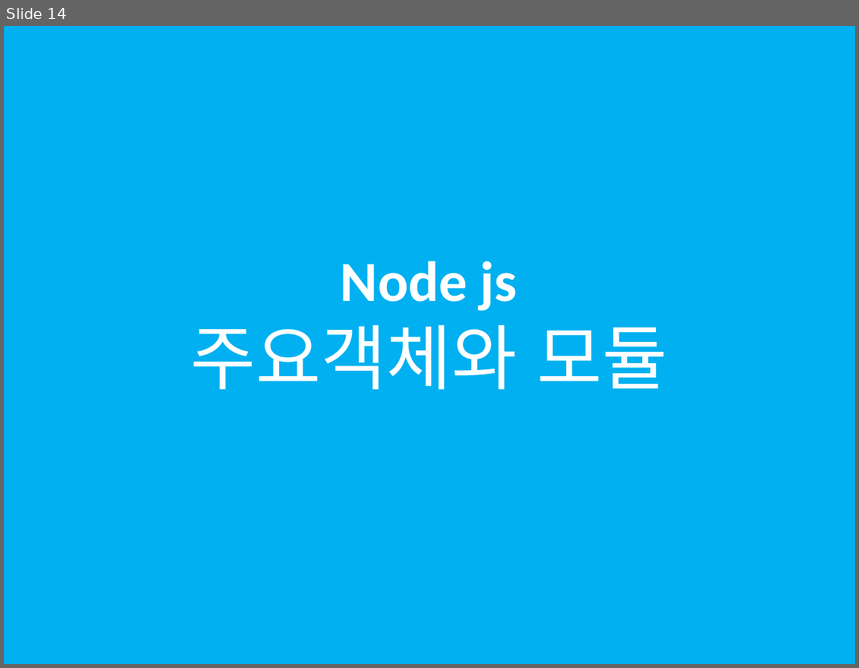
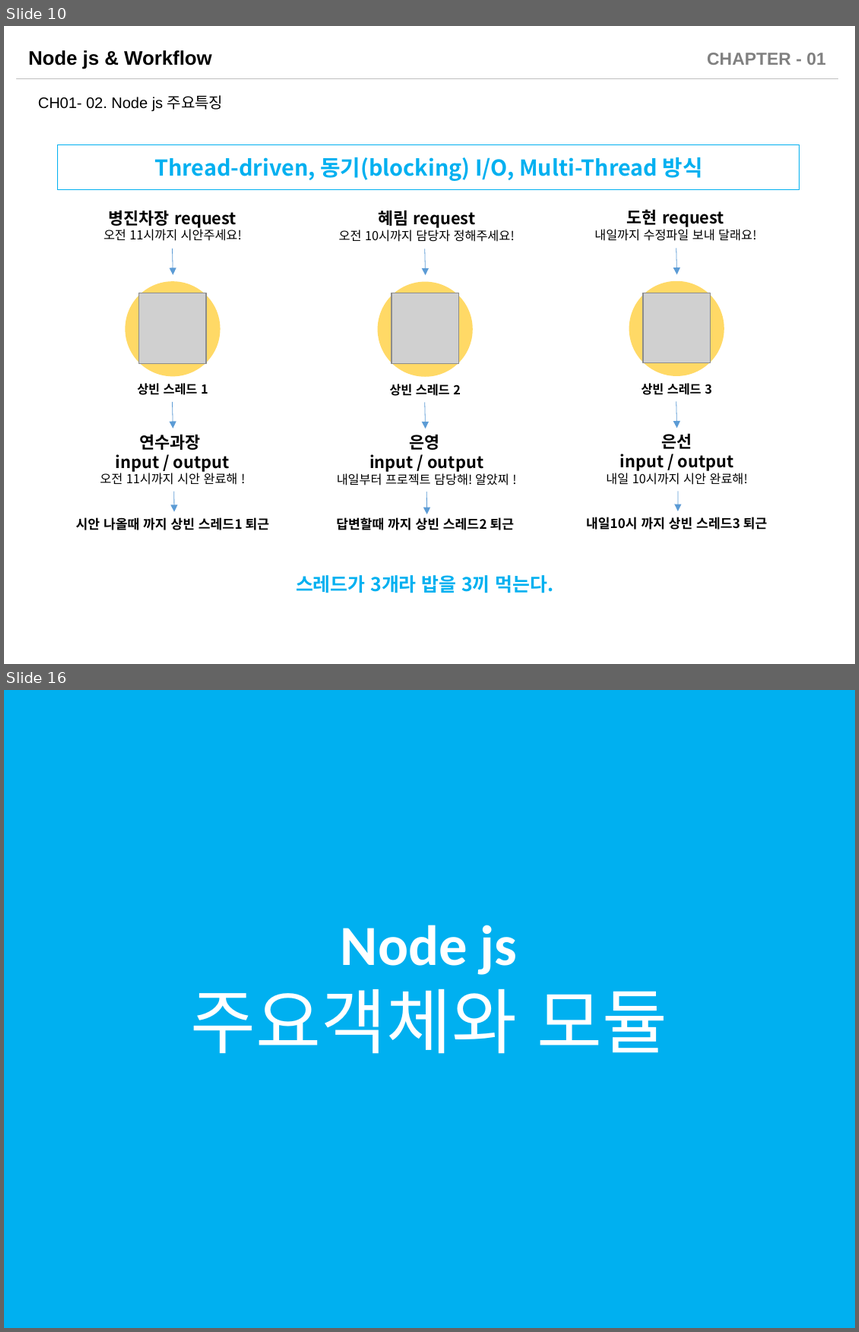
Before and after one commit to sabin21/NodeJS_Workflow_Study, a slide deck: CH01_Nodejs_Intro.pptx. Shown one above the other, each under a label of ours: slide 14 before the commit, slides 10 and 16 after it; the slides between them are not shown. The pictures are 859x668 and 859x1332 pixels, drawn with LibreOffice and Linux fonts; fonts in the diff are those of the drawing; grey boxes stand for pictures. Boxes give left, top, right and bottom in pixels: in the first picture for what was removed or moved away, otherwise in the second. Text is boxed around its words. In the diff, an @@ line names an element or a change of style, - is before the commit and + after.

Commit message:
문서들 부분적인 추가 및 수정

```diff
--- a/CH01_Nodejs_Intro.pptx
+++ b/CH01_Nodejs_Intro.pptx
@@ slide 10 added at bbox=[4, 26, 855, 664], background #FFFFFF @@
@@ text added at bbox=[28, 50, 212, 69], 16.6 pt, text #000000, bold @@
+Node js & Workflow
@@ text added at bbox=[707, 53, 826, 65], 14.8 pt, text #808080, bold @@
+CHAPTER - 01
@@ line added from (17, 78) to (838, 78), #BFBFBF 0.5 pt @@
@@ text added at bbox=[38, 95, 224, 111], 12.9 pt, text #000000 @@
+CH01- 02. Node js 주요특징
@@ rectangle added at bbox=[58, 145, 799, 190], outline #00B0F0 0.75 pt, 18.5 pt, text #00B0F0, bold @@
+Thread-driven, 동기(blocking) I/O, Multi-Thread 방식
@@ text added at bbox=[104, 210, 242, 241], 10.5 pt, text #000000 @@
+병진차장 request
+오전 11시까지 시안주세요!
@@ text added at bbox=[339, 210, 515, 242], 10.5 pt, text #000000 @@
+혜림 request
+오전 10시까지 담당자 정해주세요!
@@ text added at bbox=[595, 209, 756, 241], 10.5 pt, text #000000 @@
+도현 request
+내일까지 수정파일 보내 달래요!
@@ arrow added from (173, 248) to (173, 275), #5B9BD5 0.5 pt @@
@@ arrow added from (424, 249) to (425, 275), #5B9BD5 0.5 pt @@
@@ arrow added from (677, 248) to (677, 275), #5B9BD5 0.5 pt @@
@@ ellipse added at bbox=[125, 281, 220, 376], fill #FFD966 @@
@@ picture added at bbox=[139, 294, 207, 364] @@
@@ ellipse added at bbox=[378, 282, 473, 378], fill #FFD966 @@
@@ picture added at bbox=[392, 294, 458, 364] @@
@@ ellipse added at bbox=[629, 281, 724, 376], fill #FFD966 @@
@@ picture added at bbox=[643, 294, 711, 364] @@
@@ text added at bbox=[137, 383, 208, 395], 10.5 pt, text #000000, bold @@
+상빈 스레드 1
@@ text added at bbox=[390, 384, 461, 396], 10.5 pt, text #000000, bold @@
+상빈 스레드 2
@@ text added at bbox=[642, 383, 712, 395], 10.5 pt, text #000000, bold @@
+상빈 스레드 3
@@ arrow added from (173, 402) to (173, 429), #5B9BD5 0.5 pt @@
@@ arrow added from (424, 402) to (425, 429), #5B9BD5 0.5 pt @@
@@ arrow added from (677, 401) to (677, 429), #5B9BD5 0.5 pt @@
@@ text added at bbox=[100, 434, 238, 485], 14 pt, text #000000, bold @@
+연수과장
+input / output
+오전 11시까지 시안 완료해 !
@@ text added at bbox=[337, 434, 509, 486], 10.5 pt, text #000000 @@
+은영
+input / output
+내일부터 프로젝트 담당해! 알았찌 !
@@ text added at bbox=[606, 433, 748, 485], 14 pt, text #000000, bold @@
+은선
+input / output
+내일 10시까지 시안 완료해!
@@ arrow added from (174, 492) to (174, 512), #5B9BD5 0.5 pt @@
@@ arrow added from (427, 492) to (427, 515), #5B9BD5 0.5 pt @@
@@ arrow added from (678, 492) to (678, 511), #5B9BD5 0.5 pt @@
@@ text added at bbox=[76, 518, 270, 531], 11 pt, text #000000, bold @@
+시안 나올때 까지 상빈 스레드1 퇴근
@@ text added at bbox=[336, 518, 515, 531], 11 pt, text #000000, bold @@
+답변할때 까지 상빈 스레드2 퇴근
@@ text added at bbox=[586, 517, 768, 530], 11 pt, text #000000, bold @@
+내일10시 까지 상빈 스레드3 퇴근
@@ text added at bbox=[296, 575, 554, 594], 16 pt, text #00B0F0, bold @@
+스레드가 3개라 밥을 3끼 먹는다.
@@ what was slide 14 is now slide 16 @@
```
Also in this commit, not shown: 12 slides changed, 1 other slide added, 2 other files.
